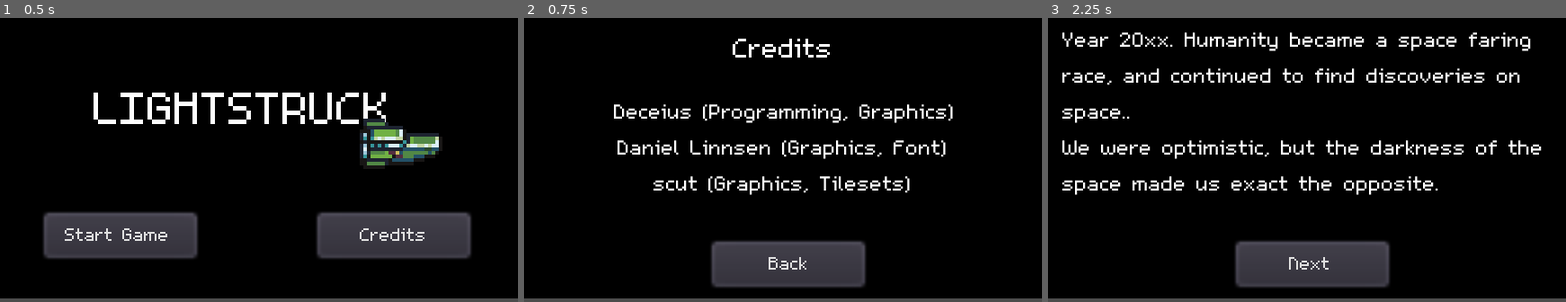
Above: before the commit, frames 1-3 (left to right).
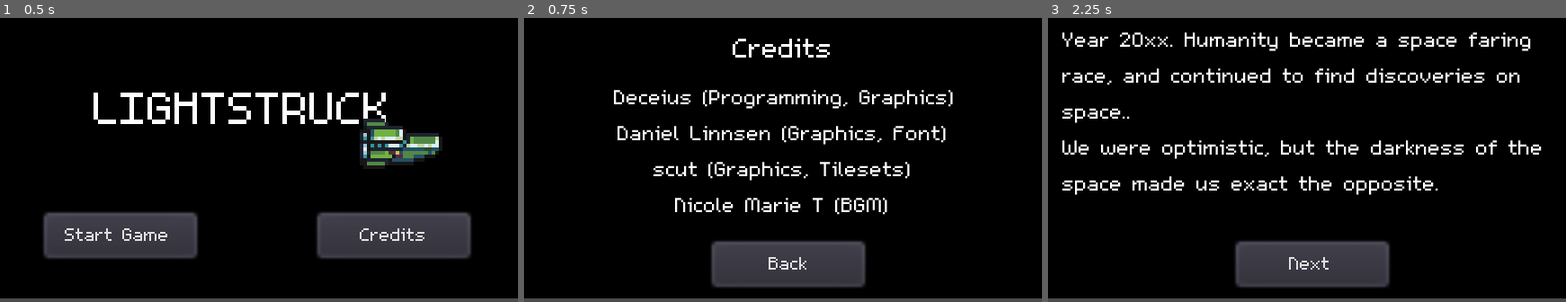
Above: after the commit, the same moments.

Repository: deceius/LDJam46
Game: Godot game, scene res://Title Screen.tscn
Two runs of this game, one before a commit and one after it. Both use one fixed random seed, a clock stepped at 60 frames per second and the inputs below.
Inputs:
- Up to frame 1 (0.5 s): no input
- Up to frame 2 (0.75 s): click "Credits" at 0.5 s
- Up to frame 3 (2.25 s): click "Back" at 1.25 s; click "Start Game" at 2 s

Frame 1 is identical in both runs. In frame 2, 7.8% of the frame differs, in the area x 17-83%, y 25-70%; in frame 3, nothing differs.

Commit message:
Added Music, Updated Credits ang gitignore

Diff:
--- a/Credits.tscn
+++ b/Credits.tscn
@@ -68,12 +68,13 @@
 
 [node name="Label2" type="Label" parent="CanvasLayer"]
 anchor_right = 1.0
-margin_top = 24.0
-margin_bottom = 32.0
+margin_top = 20.0
+margin_bottom = 50.0
 custom_fonts/font = SubResource( 3 )
 text = "Deceius (Programming, Graphics)
 Daniel Linnsen (Graphics, Font)
-scut (Graphics, Tilesets)"
+scut (Graphics, Tilesets)
+Nicole Marie T (BGM)"
 align = 1
 __meta__ = {
 "_edit_use_anchors_": false
--- a/World1.tscn
+++ b/World1.tscn
@@ -6,6 +6,7 @@
 [ext_resource path="res://Global.gd" type="Script" id=4]
 [ext_resource path="res://Creature.tscn" type="PackedScene" id=5]
 [ext_resource path="res://Healthpak.tscn" type="PackedScene" id=6]
+[ext_resource path="res://Spy.ogg" type="AudioStream" id=7]
 
 [sub_resource type="OccluderPolygon2D" id=1]
 polygon = PoolVector2Array( 0, 0, 8, 0, 8, 8, 0, 8 )
@@ -13,57 +14,24 @@
 [sub_resource type="OccluderPolygon2D" id=2]
 polygon = PoolVector2Array( 0, 0, 8, 0, 8, 8, 0, 8 )
 
-[sub_resource type="OccluderPolygon2D" id=57]
-polygon = PoolVector2Array( 0, 0, 8, 0, 8, 8, 0, 8 )
-
 [sub_resource type="OccluderPolygon2D" id=3]
 polygon = PoolVector2Array( 0, 0, 8, 0, 8, 8, 0, 8 )
 
 [sub_resource type="OccluderPolygon2D" id=4]
 polygon = PoolVector2Array( 0, 0, 8, 0, 8, 8, 0, 8 )
 
-[sub_resource type="OccluderPolygon2D" id=58]
-polygon = PoolVector2Array( 0, 0, 8, 0, 8, 8, 0, 8 )
-
-[sub_resource type="OccluderPolygon2D" id=59]
-polygon = PoolVector2Array( 0, 0, 8, 0, 8, 8, 0, 8 )
-
 [sub_resource type="OccluderPolygon2D" id=5]
 polygon = PoolVector2Array( 0, 0, 8, 0, 8, 8, 0, 8 )
 
-[sub_resource type="OccluderPolygon2D" id=60]
-polygon = PoolVector2Array( 0, 0, 8, 0, 8, 8, 0, 8 )
-
-[sub_resource type="OccluderPolygon2D" id=61]
-polygon = PoolVector2Array( 0, 0, 8, 0, 8, 8, 0, 8 )
-
-[sub_resource type="OccluderPolygon2D" id=62]
-polygon = PoolVector2Array( 0, 0, 8, 0, 8, 8, 0, 8 )
-
-[sub_resource type="OccluderPolygon2D" id=63]
-polygon = PoolVector2Array( 0, 0, 8, 0, 8, 8, 0, 8 )
-
 [sub_resource type="OccluderPolygon2D" id=6]
 polygon = PoolVector2Array( 0, 0, 8, 0, 8, 8, 0, 8 )
 
 [sub_resource type="OccluderPolygon2D" id=7]
 polygon = PoolVector2Array( 0, 0, 8, 0, 8, 8, 0, 8 )
 
-[sub_resource type="OccluderPolygon2D" id=64]
-polygon = PoolVector2Array( 0, 0, 8, 0, 8, 8, 0, 8 )
-
-[sub_resource type="OccluderPolygon2D" id=65]
-polygon = PoolVector2Array( 0, 0, 8, 0, 8, 8, 0, 8 )
-
 [sub_resource type="OccluderPolygon2D" id=8]
 polygon = PoolVector2Array( 0, 0, 8, 0, 8, 8, 0, 8 )
 
-[sub_resource type="OccluderPolygon2D" id=66]
-polygon = PoolVector2Array( 0, 0, 8, 0, 8, 8, 0, 8 )
-
-[sub_resource type="OccluderPolygon2D" id=67]
-polygon = PoolVector2Array( 0, 0, 8, 0, 8, 8, 0, 8 )
-
 [sub_resource type="OccluderPolygon2D" id=9]
 polygon = PoolVector2Array( 0, 0, 8, 0, 8, 8, 0, 8 )
 
@@ -79,38 +47,38 @@
 [sub_resource type="OccluderPolygon2D" id=13]
 polygon = PoolVector2Array( 0, 0, 8, 0, 8, 8, 0, 8 )
 
-[sub_resource type="ConvexPolygonShape2D" id=14]
-points = PoolVector2Array( 0, 0, 8, 0, 8, 8, 0, 8 )
-
-[sub_resource type="ConvexPolygonShape2D" id=15]
-points = PoolVector2Array( 0, 0, 8, 0, 8, 8, 0, 8 )
-
-[sub_resource type="ConvexPolygonShape2D" id=16]
-points = PoolVector2Array( 0, 0, 8, 0, 8, 8, 0, 8 )
-
-[sub_resource type="ConvexPolygonShape2D" id=17]
-points = PoolVector2Array( 0, 0, 8, 0, 8, 8, 0, 8 )
-
-[sub_resource type="ConvexPolygonShape2D" id=18]
-points = PoolVector2Array( 0, 0, 8, 0, 8, 8, 0, 8 )
-
-[sub_resource type="ConvexPolygonShape2D" id=19]
-points = PoolVector2Array( 0, 0, 8, 0, 8, 8, 0, 8 )
-
-[sub_resource type="ConvexPolygonShape2D" id=20]
-points = PoolVector2Array( 0, 0, 8, 0, 8, 8, 0, 8 )
-
-[sub_resource type="ConvexPolygonShape2D" id=21]
-points = PoolVector2Array( 0, 0, 8, 0, 8, 8, 0, 8 )
-
-[sub_resource type="ConvexPolygonShape2D" id=22]
-points = PoolVector2Array( 0, 0, 8, 0, 8, 8, 0, 8 )
-
-[sub_resource type="ConvexPolygonShape2D" id=23]
-points = PoolVector2Array( 0, 0, 8, 0, 8, 8, 0, 8 )
-
-[sub_resource type="ConvexPolygonShape2D" id=24]
-points = PoolVector2Array( 0, 0, 8, 0, 8, 8, 0, 8 )
+[sub_resource type="OccluderPolygon2D" id=14]
+polygon = PoolVector2Array( 0, 0, 8, 0, 8, 8, 0, 8 )
+
+[sub_resource type="OccluderPolygon2D" id=15]
+polygon = PoolVector2Array( 0, 0, 8, 0, 8, 8, 0, 8 )
+
+[sub_resource type="OccluderPolygon2D" id=16]
+polygon = PoolVector2Array( 0, 0, 8, 0, 8, 8, 0, 8 )
+
+[sub_resource type="OccluderPolygon2D" id=17]
+polygon = PoolVector2Array( 0, 0, 8, 0, 8, 8, 0, 8 )
+
+[sub_resource type="OccluderPolygon2D" id=18]
+polygon = PoolVector2Array( 0, 0, 8, 0, 8, 8, 0, 8 )
+
+[sub_resource type="OccluderPolygon2D" id=19]
+polygon = PoolVector2Array( 0, 0, 8, 0, 8, 8, 0, 8 )
+
+[sub_resource type="OccluderPolygon2D" id=20]
+polygon = PoolVector2Array( 0, 0, 8, 0, 8, 8, 0, 8 )
+
+[sub_resource type="OccluderPolygon2D" id=21]
+polygon = PoolVector2Array( 0, 0, 8, 0, 8, 8, 0, 8 )
+
+[sub_resource type="OccluderPolygon2D" id=22]
+polygon = PoolVector2Array( 0, 0, 8, 0, 8, 8, 0, 8 )
+
+[sub_resource type="OccluderPolygon2D" id=23]
+polygon = PoolVector2Array( 0, 0, 8, 0, 8, 8, 0, 8 )
+
+[sub_resource type="OccluderPolygon2D" id=24]
+polygon = PoolVector2Array( 0, 0, 8, 0, 8, 8, 0, 8 )
 
 [sub_resource type="ConvexPolygonShape2D" id=25]
 points = PoolVector2Array( 0, 0, 8, 0, 8, 8, 0, 8 )
@@ -157,6 +125,15 @@
 [sub_resource type="ConvexPolygonShape2D" id=39]
 points = PoolVector2Array( 0, 0, 8, 0, 8, 8, 0, 8 )
 
+[sub_resource type="ConvexPolygonShape2D" id=40]
+points = PoolVector2Array( 0, 0, 8, 0, 8, 8, 0, 8 )
+
+[sub_resource type="ConvexPolygonShape2D" id=41]
+points = PoolVector2Array( 0, 0, 8, 0, 8, 8, 0, 8 )
+
+[sub_resource type="ConvexPolygonShape2D" id=42]
+points = PoolVector2Array( 0, 0, 8, 0, 8, 8, 0, 8 )
+
 [sub_resource type="ConvexPolygonShape2D" id=43]
 points = PoolVector2Array( 0, 0, 8, 0, 8, 8, 0, 8 )
 
@@ -199,7 +176,31 @@
 [sub_resource type="ConvexPolygonShape2D" id=56]
 points = PoolVector2Array( 0, 0, 8, 0, 8, 8, 0, 8 )
 
-[sub_resource type="TileSet" id=40]
+[sub_resource type="ConvexPolygonShape2D" id=57]
+points = PoolVector2Array( 0, 0, 8, 0, 8, 8, 0, 8 )
+
+[sub_resource type="ConvexPolygonShape2D" id=58]
+points = PoolVector2Array( 0, 0, 8, 0, 8, 8, 0, 8 )
+
+[sub_resource type="ConvexPolygonShape2D" id=59]
+points = PoolVector2Array( 0, 0, 8, 0, 8, 8, 0, 8 )
+
+[sub_resource type="ConvexPolygonShape2D" id=60]
+points = PoolVector2Array( 0, 0, 8, 0, 8, 8, 0, 8 )
+
+[sub_resource type="ConvexPolygonShape2D" id=61]
+points = PoolVector2Array( 0, 0, 8, 0, 8, 8, 0, 8 )
+
+[sub_resource type="ConvexPolygonShape2D" id=62]
+points = PoolVector2Array( 0, 0, 8, 0, 8, 8, 0, 8 )
+
+[sub_resource type="ConvexPolygonShape2D" id=63]
+points = PoolVector2Array( 0, 0, 8, 0, 8, 8, 0, 8 )
+
+[sub_resource type="ConvexPolygonShape2D" id=64]
+points = PoolVector2Array( 0, 0, 8, 0, 8, 8, 0, 8 )
+
+[sub_resource type="TileSet" id=65]
 0/name = "tiles.png 0"
 0/texture = ExtResource( 1 )
 0/tex_offset = Vector2( 0, 0 )
@@ -629,5 +630,11 @@
 [node name="Ship" type="Area2D" parent="Sprite"]
 
 [node name="CollisionShape2D" type="CollisionShape2D" parent="Sprite/Ship"]
-shape = SubResource( 42 )
+shape = SubResource( 67 )
+
+[node name="AudioStreamPlayer2D" type="AudioStreamPlayer2D" parent="."]
+stream = ExtResource( 7 )
+volume_db = -18.0
+pitch_scale = 0.62
+autoplay = true
 [connection signal="body_entered" from="Sprite/Ship" to="YSort/Player" method="_on_Ship_body_entered"]
Binary file removed: Game/favicon.png
Not shown, removed: Game/favicon.png.import
Binary file removed: Game/game.png
Not shown, removed: Game/game.png.import
Not shown, added: Spy.ogg.import
Not shown: 5 places in World1.tscn that only renumber resources
Not shown, changed: export_presets.cfg
Not shown, added: .gitignore
Not shown, removed: Game/game.js
Not shown, removed: Game/game.pck
Not shown, changed: Game/game.wasm
Not shown, removed: Game/index.html
(and 1 more such lines)
